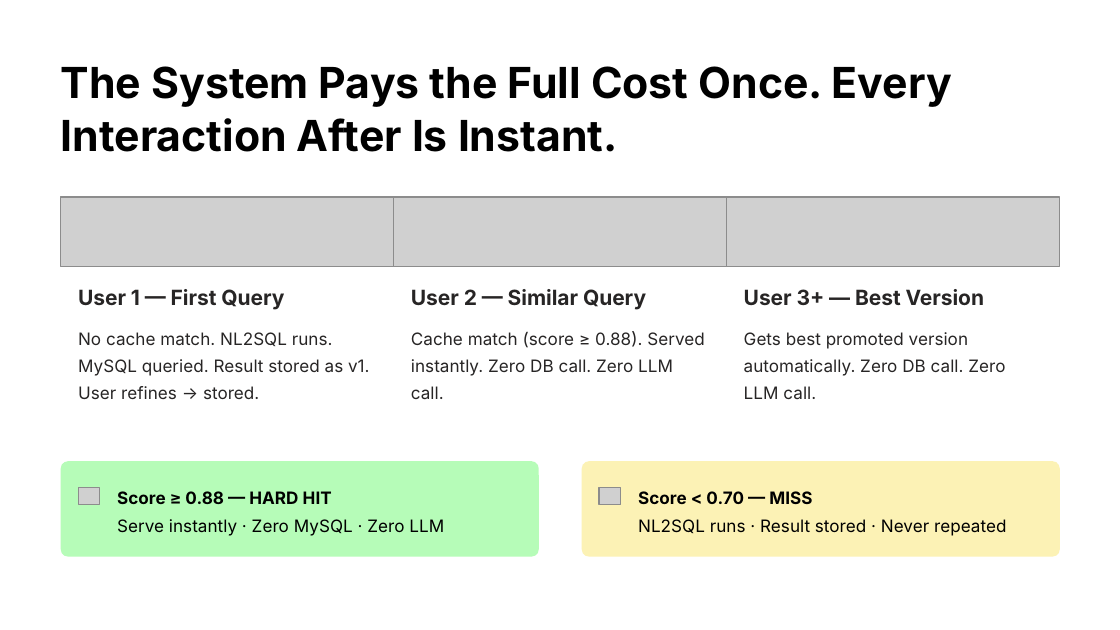
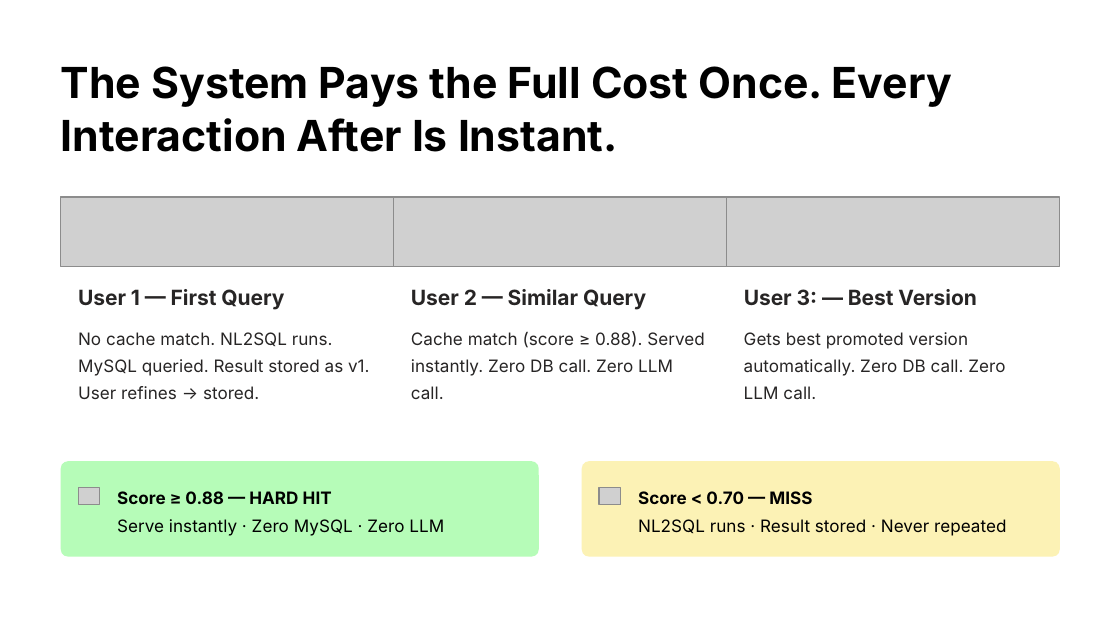
Before and after one commit to hamzaanwar12/template_check, a slide deck: slide 4 of Turning-Ops-Data-Into-Actionable-Intelligence.pptx. Drawn at 1120x630 pixels with LibreOffice and Linux fonts; fonts in the diff are those of the drawing; grey boxes stand for pictures; background and template pictures are left out. Boxes give left, top, right and bottom in pixels: in the first picture for what was removed or moved away, otherwise in the second. Text is boxed around its words. In the diff, an @@ line names an element or a change of style, - is before the commit and + after.

Commit message:
new  changes

```diff
--- a/Turning-Ops-Data-Into-Actionable-Intelligence.pptx
+++ b/Turning-Ops-Data-Into-Actionable-Intelligence.pptx
@@ text at (744,289,976,306): text changed @@
-User 3+ — Best Version
+User 3: — Best Version
```
Also in this commit, not shown: 2 other slides changed.
